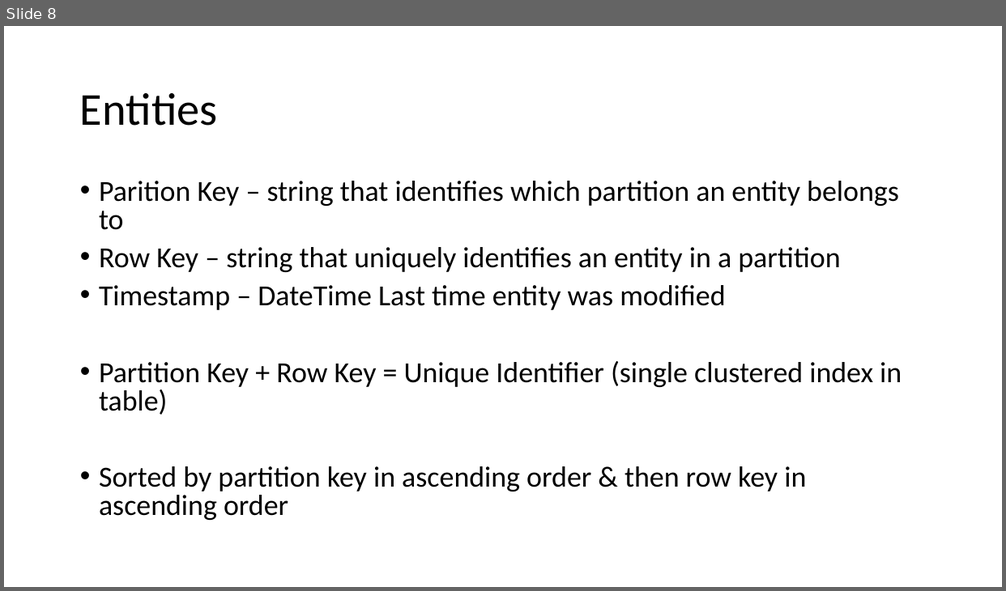
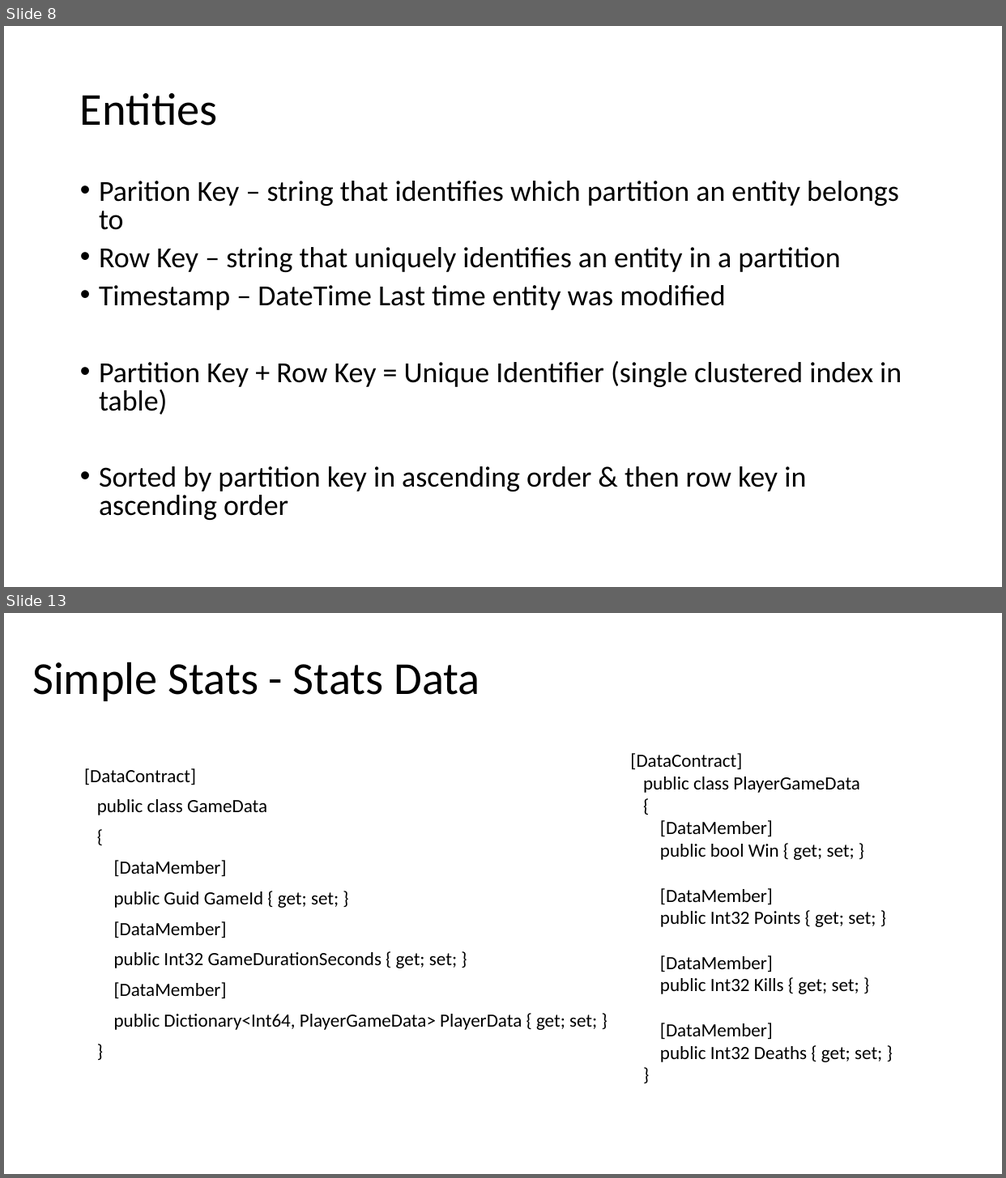
Before and after one commit to CaitieM20/DotNetConf, a slide deck: Patterns & Best Practices For Moving From RDBMS to Azure Storage.pptx. Shown one above the other, each under a label of ours: slide 8 before the commit, slides 8 and 13 after it; the slides between them are not shown. The pictures are 1006x591 and 1006x1178 pixels, drawn with LibreOffice and Linux fonts; fonts in the diff are those of the drawing. Boxes give left, top, right and bottom in pixels: in the first picture for what was removed or moved away, otherwise in the second. Text is boxed around its words. In the diff, an @@ line names an element or a change of style, - is before the commit and + after.

```diff
--- a/Patterns & Best Practices For Moving From RDBMS to Azure Storage.pptx
+++ b/Patterns & Best Practices For Moving From RDBMS to Azure Storage.pptx
@@ slide 13 added at box(4, 613, 1002, 1174), background #FFFFFF @@
@@ title added at box(32, 662, 480, 701), 44 pt, text #000000 @@
+Simple Stats - Stats Data
@@ text added at box(630, 753, 882, 1063), 18 pt, text #000000 @@
+[DataContract]
+public class PlayerGameData
+{
+[DataMember]
+public bool Win { get; set; }
+[DataMember]
+public Int32 Points { get; set; }
+[DataMember]
+public Int32 Kills { get; set; }
+[DataMember]
+public Int32 Deaths { get; set; }
+}
@@ text added at box(84, 769, 597, 1030), 18 pt, text #000000 @@
+[DataContract]
+public class GameData
+{
+[DataMember]
+public Guid GameId { get; set; }
+[DataMember]
+public Int32 GameDurationSeconds { get; set; }
+[DataMember]
+public Dictionary<Int64, PlayerGameData> PlayerData { get; set; }
+}
```
Also in this commit, not shown: 18 other slides added.
